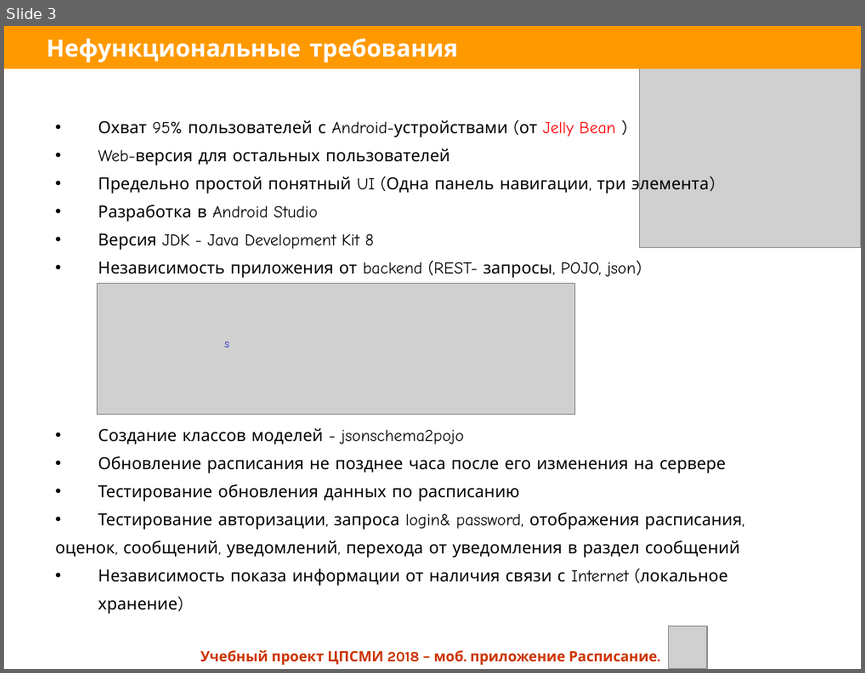
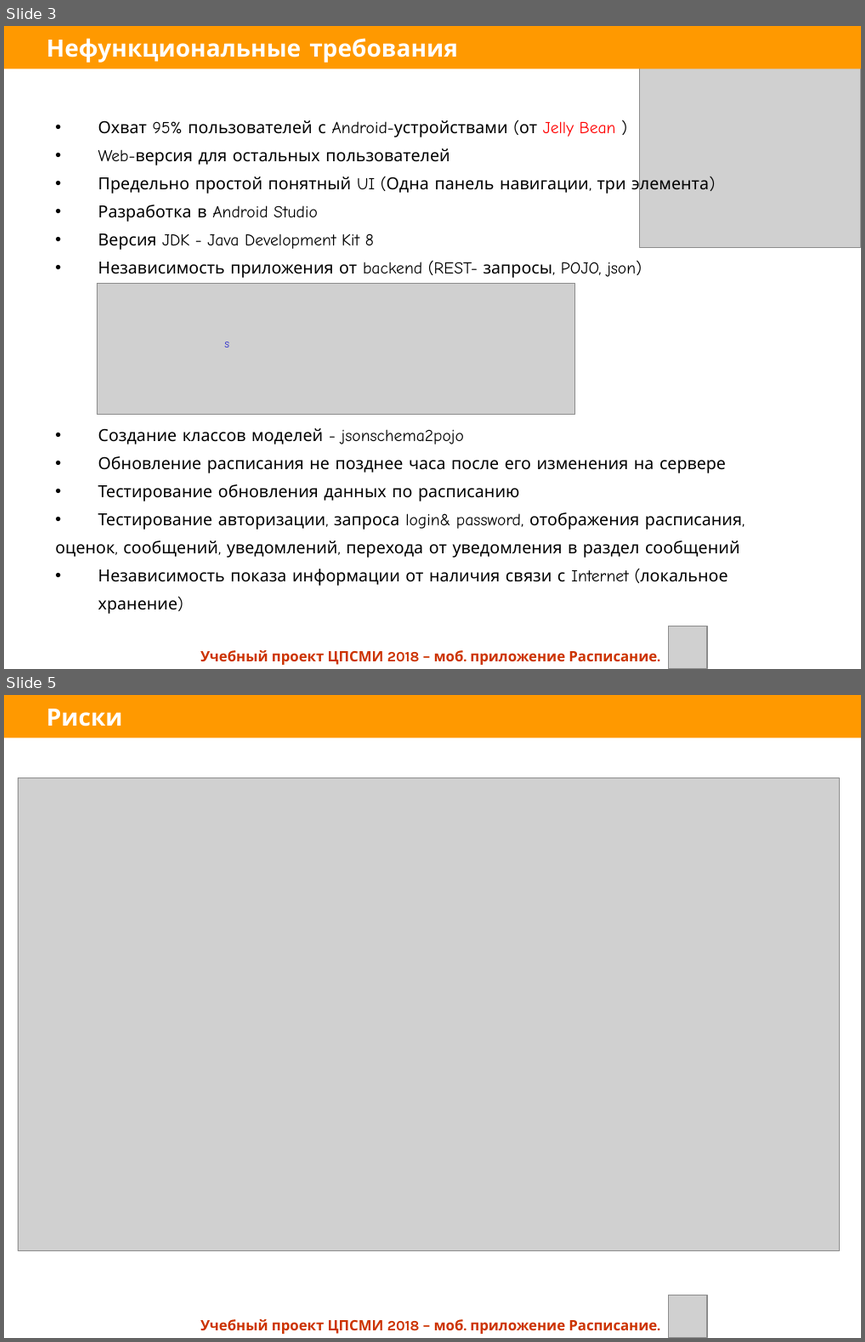
Before and after one commit to elena-roshchina/schedule-cpsmi, a slide deck: Itinerary2.ppt. Shown one above the other, each under a label of ours: slide 3 before the commit, slides 3 and 5 after it; the slides between them are not shown. The pictures are 865x673 and 865x1342 pixels, drawn with LibreOffice and Linux fonts; fonts in the diff are those of the drawing; grey boxes stand for pictures. Boxes give left, top, right and bottom in pixels: in the first picture for what was removed or moved away, otherwise in the second. Text is boxed around its words. In the diff, an @@ line names an element or a change of style, - is before the commit and + after.

```diff
--- a/Itinerary2.ppt
+++ b/Itinerary2.ppt
@@ slide 5 added at (x1=4, y1=695, x2=861, y2=1338), background #FFFFFF @@
@@ title added at (x1=4, y1=695, x2=861, y2=737), fill #FF9900, 20 pt, text #FFFFFF, bold @@
+Риски
@@ picture added at (x1=18, y1=778, x2=840, y2=1250) @@
@@ picture added at (x1=668, y1=1295, x2=707, y2=1338) @@
@@ text added at (x1=200, y1=1319, x2=657, y2=1333), 12 pt, text #CC3300, bold @@
+Учебный проект ЦПСМИ 2018 – моб. приложение Расписание.
```
Also in this commit, not shown: 3 slides changed, 3 other slides added, 5 slides removed.
